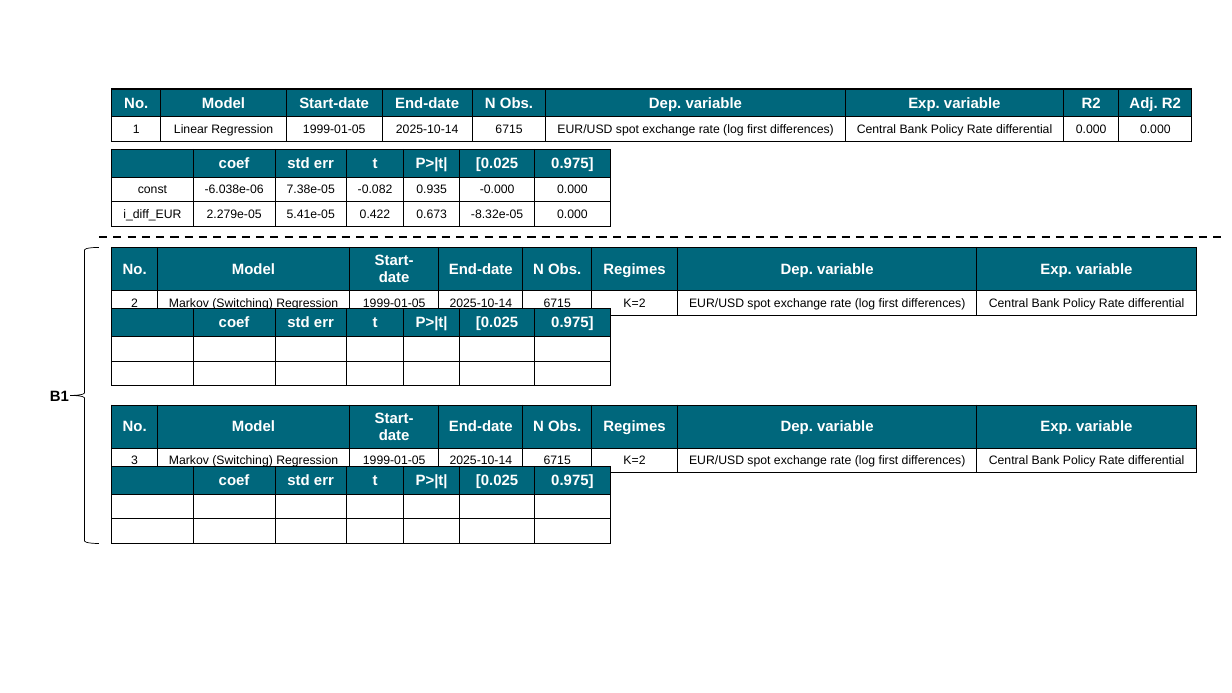
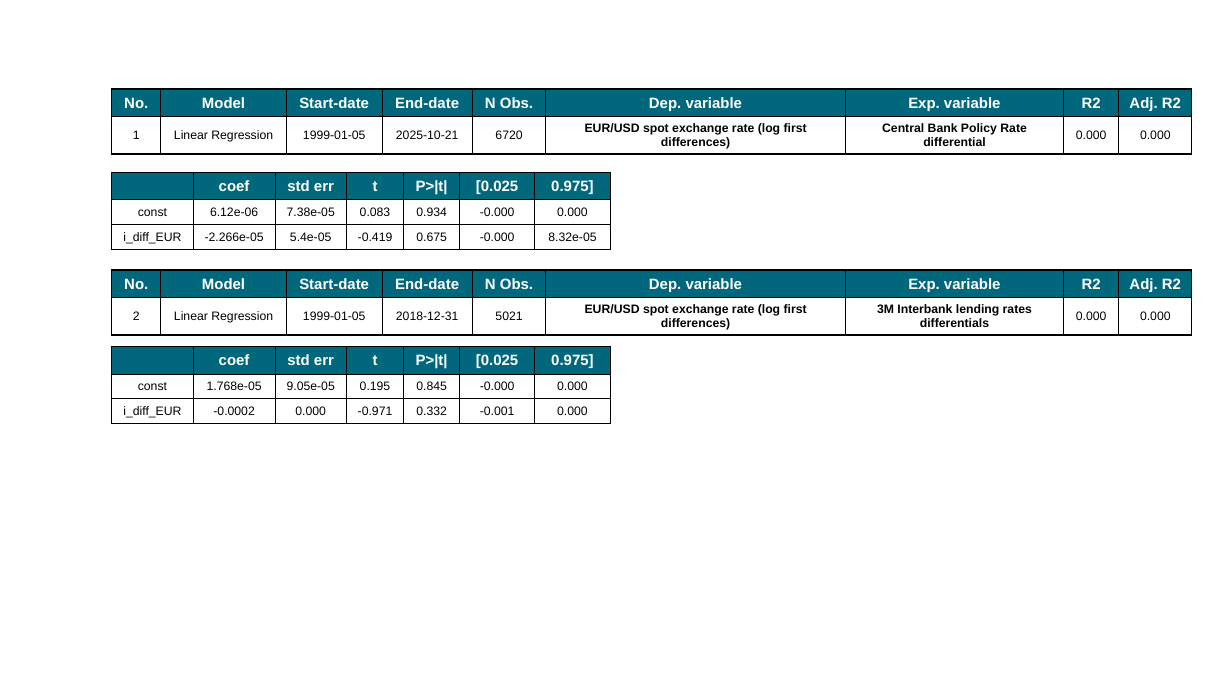
Before and after one commit to RobertHennings/Seminar, a slide deck: slide 18 of reports/presentation_pptx_version/PPTX_WiSo_Template.pptx. Drawn at 1232x693 pixels with LibreOffice and Linux fonts; fonts in the diff are those of the drawing; background and template pictures are left out. Boxes give left, top, right and bottom in pixels: in the first picture for what was removed or moved away, otherwise in the second. Text is boxed around its words. In the diff, an @@ line names an element or a change of style, - is before the commit and + after.

```diff
--- a/reports/presentation_pptx_version/PPTX_WiSo_Template.pptx
+++ b/reports/presentation_pptx_version/PPTX_WiSo_Template.pptx
@@ table at bbox=[111, 89, 1190, 155] @@
-row 2, column 4: 2025-10-14
+row 2, column 4: 2025-10-21
-row 2, column 5: 6715
+row 2, column 5: 6720
@@ bold on in "EUR/USD spot exchange rate (log first differences)", "Central Bank Policy Rate differential" @@
@@ table at bbox=[111, 172, 610, 249] @@
-row 2: const | -6.038e-06 | 7.38e-05 | -0.082 | 0.935 | -0.000 | 0.000
+row 2: const | 6.12e-06 | 7.38e-05 | 0.083 | 0.934 | -0.000 | 0.000
-row 3: i_diff_EUR | 2.279e-05 | 5.41e-05 | 0.422 | 0.673 | -8.32e-05 | 0.000
+row 3: i_diff_EUR | -2.266e-05 | 5.4e-05 | -0.419 | 0.675 | -0.000 | 8.32e-05
@@ table: place and size @@
-table at bbox=[111, 150, 610, 227]
+table at bbox=[111, 172, 610, 249]
@@ line removed from (99, 237) to (1223, 237) @@
@@ left brace removed at bbox=[70, 247, 99, 544] @@
@@ table at bbox=[111, 270, 1190, 336] @@
-column 2, row 2: Markov (Switching) Regression
+column 2, row 2: Linear Regression
-column 4: End-date | 2025-10-14
-column 5: N Obs. | 6715
-column 6: Regimes | K=2
+column 4: End-date | 2018-12-31
+column 5: N Obs. | 5021
-column 8: Exp. variable | Central Bank Policy Rate differential
+column 7: Exp. variable | 3M Interbank lending rates differentials
+column 8: R2 | 0.000
+column 9: Adj. R2 | 0.000
@@ table: place and size @@
-table at bbox=[111, 247, 1195, 314]
+table at bbox=[111, 270, 1190, 336]
@@ table at bbox=[111, 346, 610, 423] @@
-row 2:  |  |  |  |  |  | 
+row 2: const | 1.768e-05 | 9.05e-05 | 0.195 | 0.845 | -0.000 | 0.000
-row 3:  |  |  |  |  |  | 
+row 3: i_diff_EUR | -0.0002 | 0.000 | -0.971 | 0.332 | -0.001 | 0.000
@@ table: place and size @@
-table at bbox=[111, 309, 610, 386]
+table at bbox=[111, 346, 610, 423]
@@ text removed at bbox=[50, 390, 69, 401] @@
-B1
@@ table removed at bbox=[111, 405, 1195, 472], 2 rows, 8 columns @@
-No. | Model | Start-date | End-date | N Obs. | Regimes | Dep. variable | Exp. variable
-3 | Markov (Switching) Regression | 1999-01-05 | 2025-10-14 | 6715 | K=2 | EUR/USD spot exchange rate (log first differences) | Central Bank Policy Rate differential
@@ table removed at bbox=[111, 466, 610, 544], 3 rows, 7 columns @@
- | coef | std err | t | P>|t| | [0.025 | 0.975]
- |  |  |  |  |  | 
- |  |  |  |  |  | 
```
Also in this commit, not shown: 1 other slide changed, 1 slide added, 7 other files.
